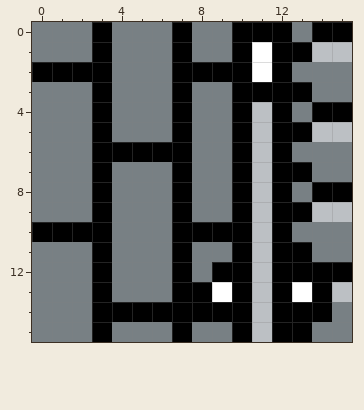
Pixel-art sprite, stored at Assets/Data/Images/Tilesets/City/5.png. The picture above was drawn from the file before the commit.
The file is 16x16 pixels.
Once edited:
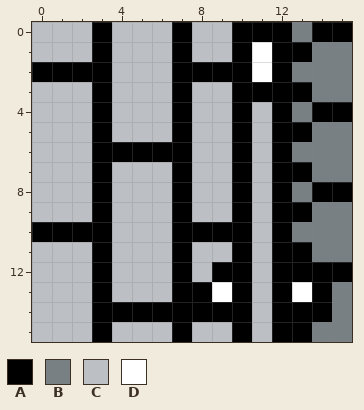
Palette (. is transparent): A #000000  B #788084  C #bcc0c4  D #ffffff
Changes in this commit:
Colour C becomes colour B in row 1 at x 14 to 15; in row 5 at x 14 to 15; in row 9 at x 14 to 15; in row 13 at x 15.
Colour B becomes colour C in rows 0 to 1 at x 0 to 2, 4 to 6 and 8 to 9; in row 2 at x 4 to 6; in rows 3 to 5 at x 0 to 2, 4 to 6 and 8 to 9; in row 6 at x 0 to 2 and 8 to 9; in rows 7 to 9 at x 0 to 2, 4 to 6 and 8 to 9; in row 10 at x 4 to 6.
Colour B becomes colour C in row 11 at x 0 to 2, 4 to 6 and 8 to 9; in row 12 at x 0 to 2, 4 to 6 and 8; in row 13 at x 0 to 2 and 4 to 6; in row 14 at x 0 to 2; in row 15 at x 0 to 2, 4 to 6 and 8 to 9.
